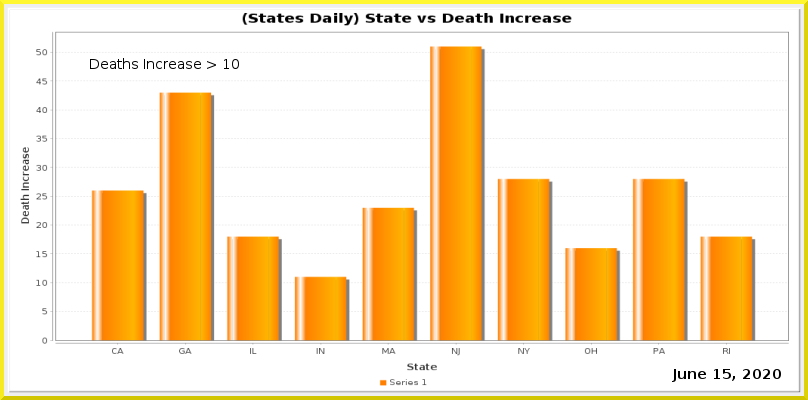
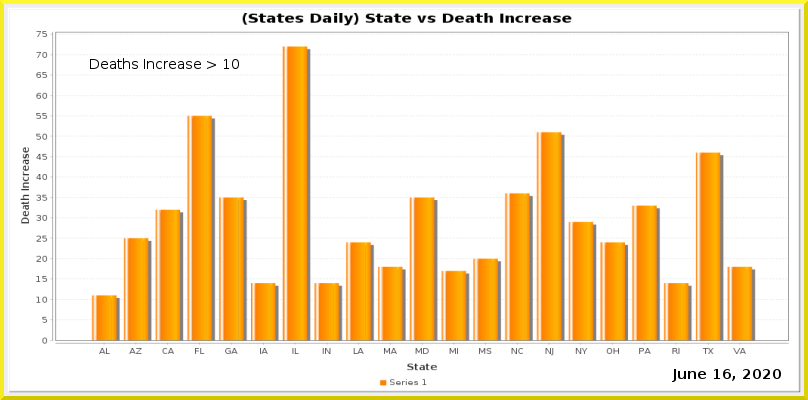
The second 808x400 image is a revision of the first. Changes to its layers:
painted on "Current Date" over (723, 369, 731, 379)
painted on "Date_vs_TestIncrease.png" over (36, 31, 789, 356)
